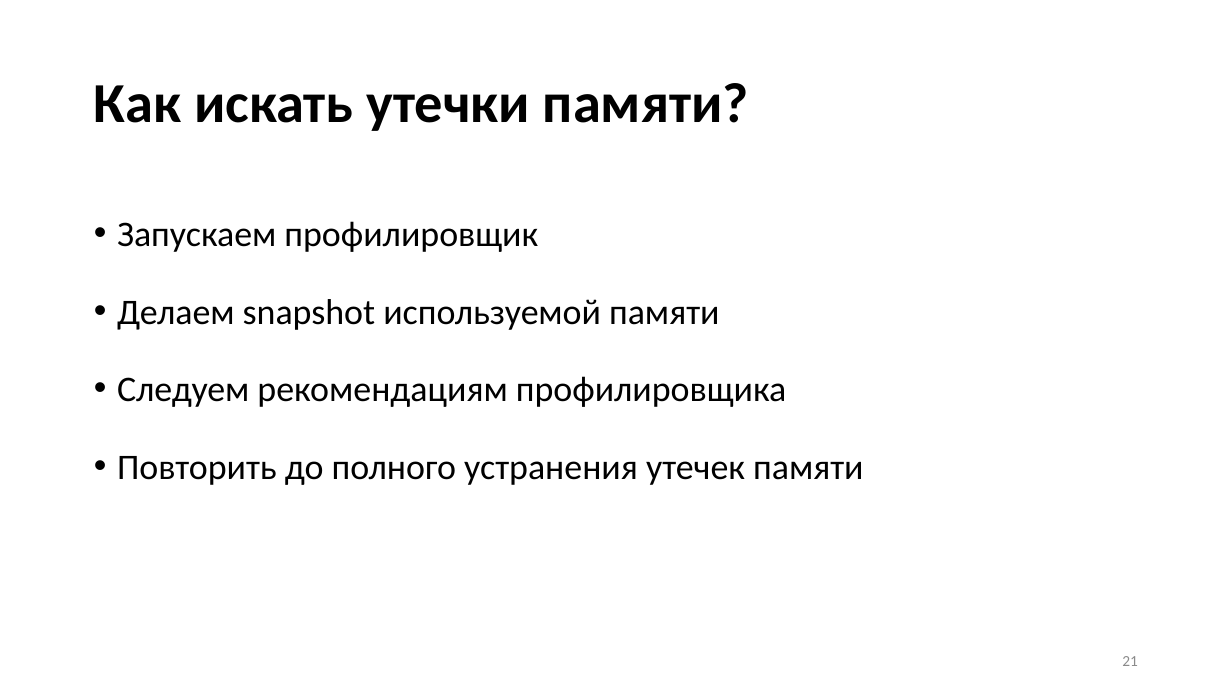
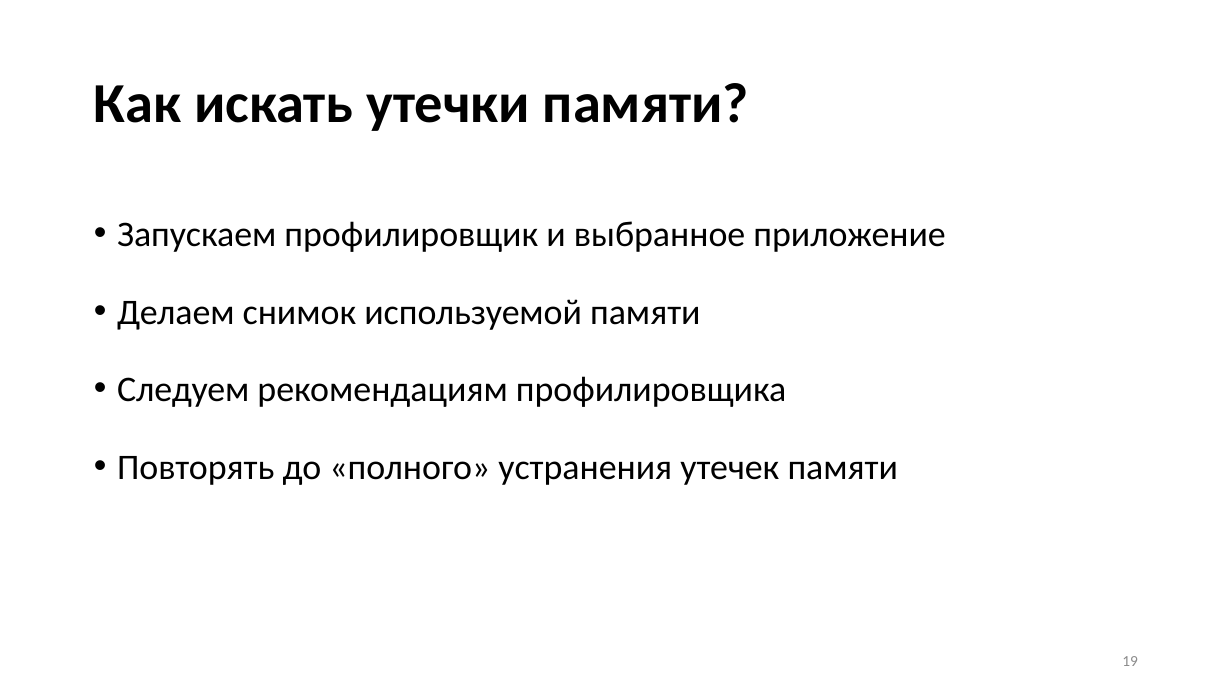
Before and after one commit to Talrandel/MemoryLeak, a slide deck: slide 19 of Утечки памяти.pptx (slide 21 before the commit). Drawn at 1232x693 pixels with LibreOffice and Linux fonts; fonts in the diff are those of the drawing. Boxes give left, top, right and bottom in pixels: in the first picture for what was removed or moved away, otherwise in the second. Text is boxed around its words. In the diff, an @@ line names an element or a change of style, - is before the commit and + after.

```diff
--- a/Утечки памяти.pptx
+++ b/Утечки памяти.pptx
@@ text at bbox=[117, 221, 945, 330]: text changed @@
-• Запускаем профилировщик
-• Делаем snapshot используемой памяти
+• Запускаем профилировщик и выбранное приложение
+• Делаем снимок используемой памяти
@@ text at bbox=[117, 456, 898, 485]: text changed @@
-• Повторить до полного устранения утечек памяти
+• Повторять до «полного» устранения утечек памяти
@@ page number at bbox=[1122, 656, 1138, 666]: text changed @@
-21
+19
```
Also in this commit, not shown: 10 other slides changed, 2 slides removed, 7 other files.
